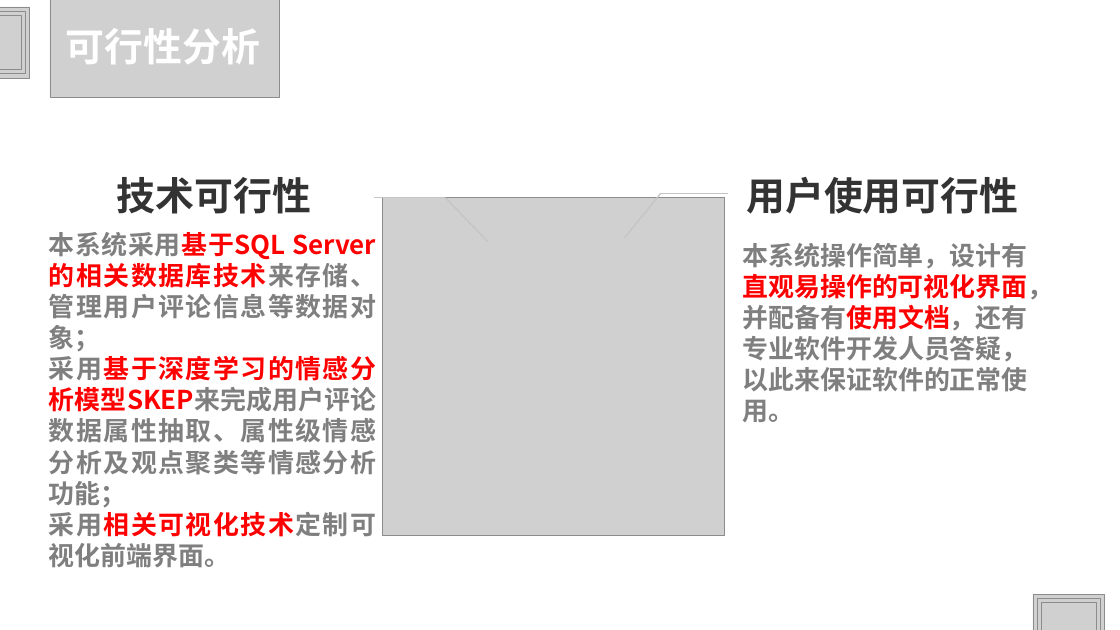
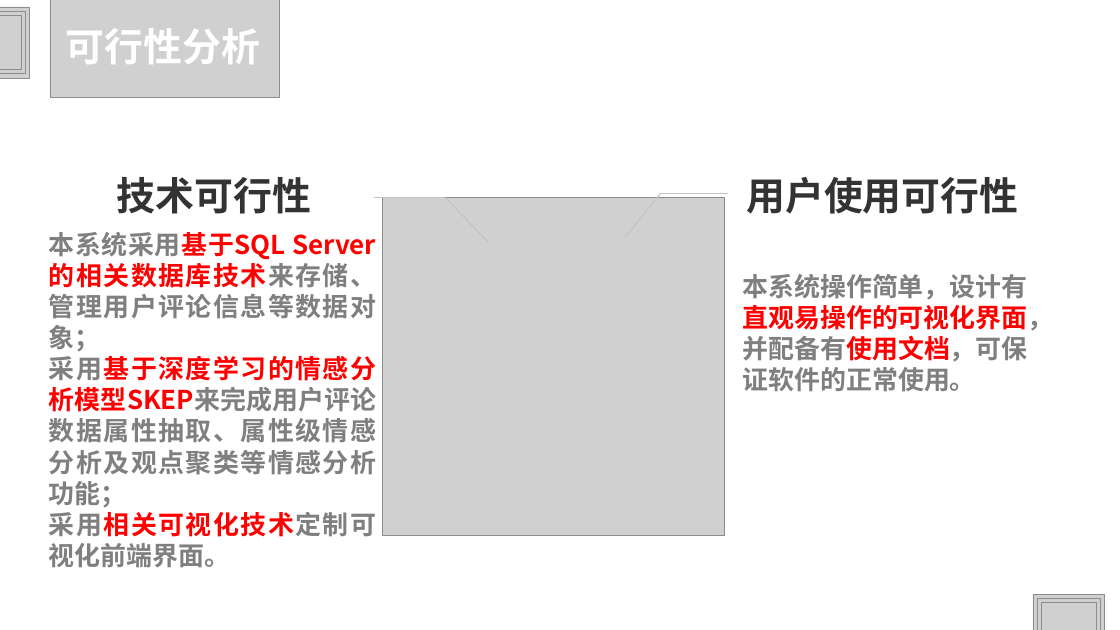
Before and after one commit to HJHGJGHHG/Sentiment-Analysis-System, a slide deck: slide 31 of PPT.pptx (slide 32 before the commit). Drawn at 1120x630 pixels with LibreOffice and Linux fonts; fonts in the diff are those of the drawing; grey boxes stand for pictures; background and template pictures are left out. Boxes give left, top, right and bottom in pixels: in the first picture for what was removed or moved away, otherwise in the second. Text is boxed around its words. In the diff, an @@ line names an element or a change of style, - is before the commit and + after.

```diff
--- a/PPT.pptx
+++ b/PPT.pptx
@@ text at (742,274,1053,392): text changed @@
-本系统操作简单，设计有直观易操作的可视化界面，并配备有使用文档，还有专业软件开发人员答疑，以此来保证软件的正常使用。
+本系统操作简单，设计有直观易操作的可视化界面，并配备有使用文档，可保证软件的正常使用。
```
Also in this commit, not shown: 12 other slides changed, 1 slide removed.
